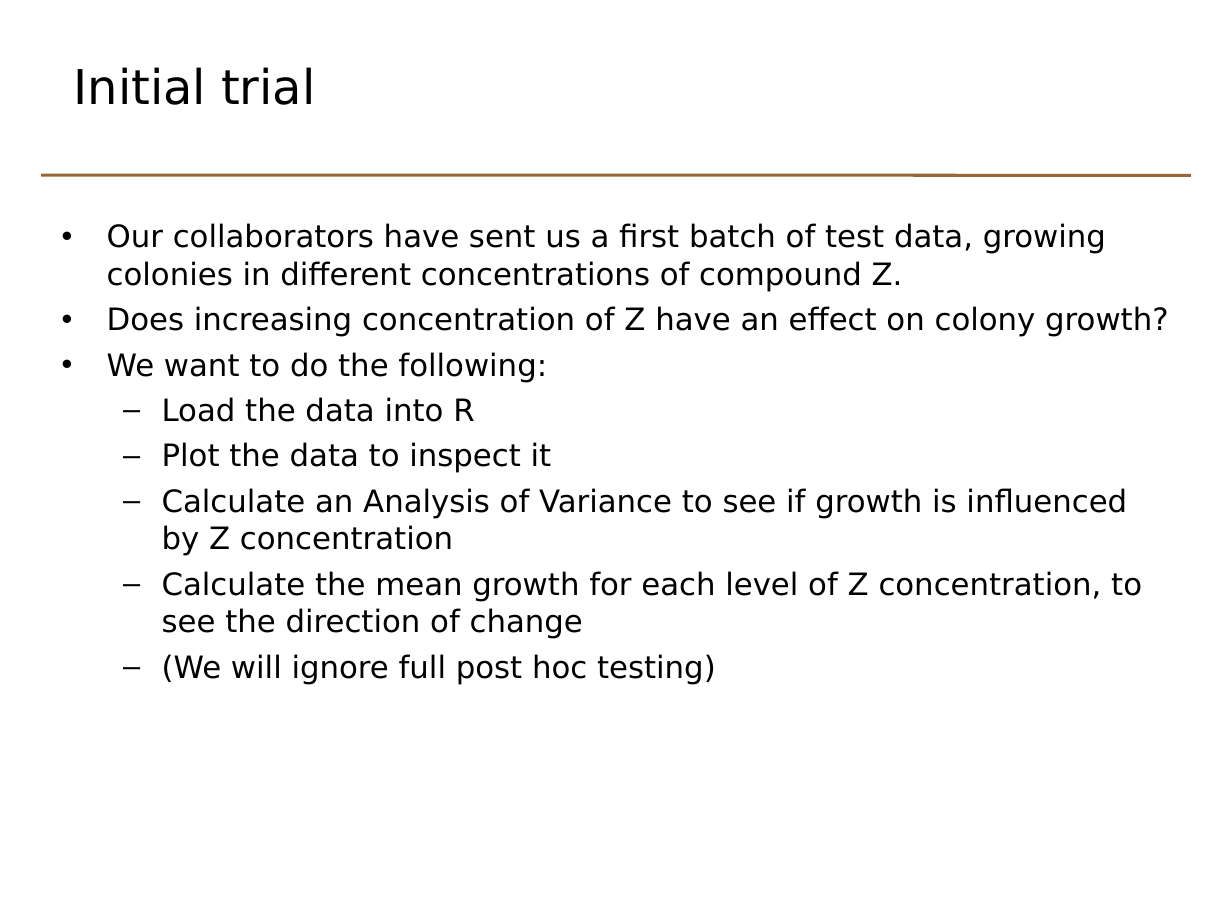
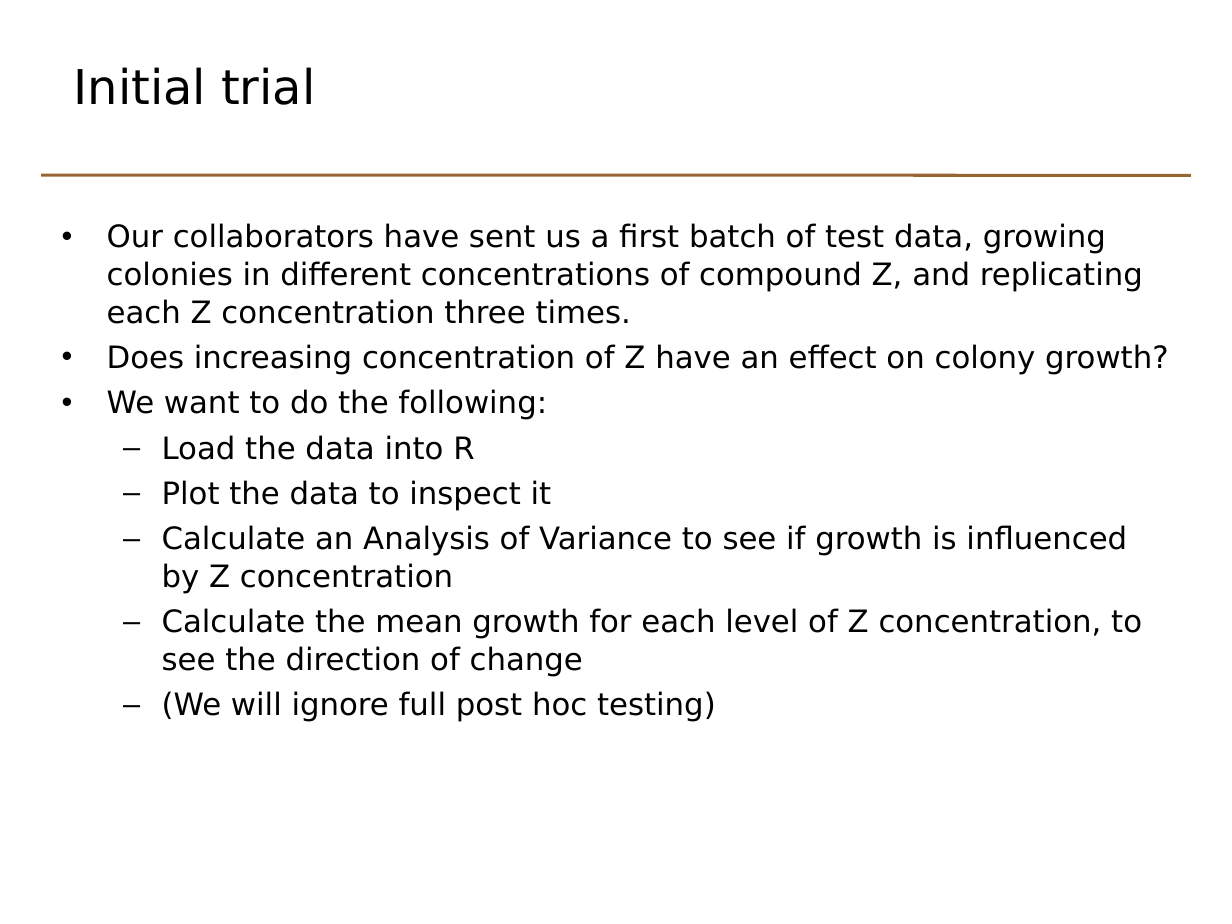
Before and after one commit to johnomics/basicr, a slide deck: slide 6 of Basic_R_Day_2_slides.odp. Drawn at 1232x924 pixels with LibreOffice and Linux fonts; fonts in the diff are those of the drawing. Boxes give left, top, right and bottom in pixels: in the first picture for what was removed or moved away, otherwise in the second. Text is boxed around its words. In the diff, an @@ line names an element or a change of style, - is before the commit and + after.

Commit message:
Edits following run of course 28/29 April
Colony section:
- remove XLS file example
- Use attach and detach instead of data argument
- Remove third part with multiple data files

Bugfixes:
- remove website links
- List slide: Change 'a' to 'one.to.ten' (hangover from old a,b,c variable names)
- Checking input and reporting errors - remove duplication of 'concise' sqXplusX error checking example
- Removed temperature conversion application exercise
- Change all =T and =F to =TRUE and =FALSE

```diff
--- a/Basic_R_Day_2_slides.odp
+++ b/Basic_R_Day_2_slides.odp
@@ text at <box>107,223,1143,324</box>: text changed @@
-• Our collaborators have sent us a first batch of test data, growing colonies in different concentrations of compound Z.
+• Our collaborators have sent us a first batch of test data, growing colonies in different concentrations of compound Z, and replicating each Z concentration three times.
```
Also in this commit, not shown: 22 other slides changed, 1 slide added, 11 slides removed, 15 other files.
